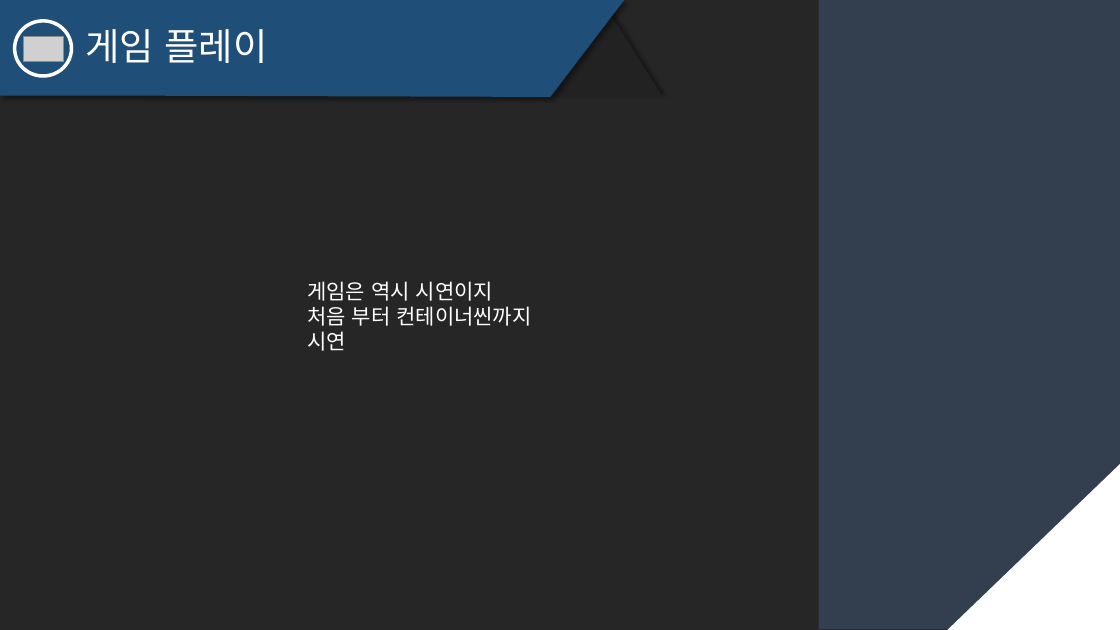
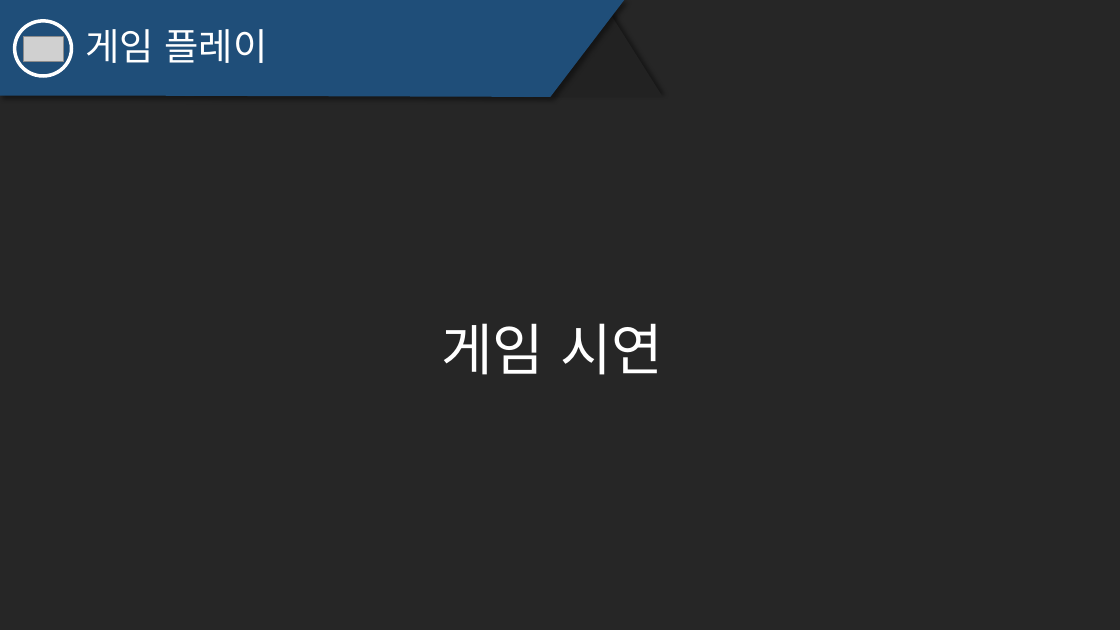
Before and after one commit to JSungMin/MomentFlow05, a slide deck: slide 4 of Documents/소마문서/발표PPT/MomentFlow4차역량강화스터디.pptx (slide 5 before the commit). Drawn at 1120x630 pixels with LibreOffice and Linux fonts; fonts in the diff are those of the drawing; grey boxes stand for pictures. Boxes give left, top, right and bottom in pixels: in the first picture for what was removed or moved away, otherwise in the second. Text is boxed around its words. In the diff, an @@ line names an element or a change of style, - is before the commit and + after.

```diff
--- a/Documents/소마문서/발표PPT/MomentFlow4차역량강화스터디.pptx
+++ b/Documents/소마문서/발표PPT/MomentFlow4차역량강화스터디.pptx
@@ rectangle removed at (x1=818, y1=0, x2=1120, y2=629) @@
@@ text at (x1=441, y1=323, x2=663, y2=375): text changed; size 18 to 48 pt @@
-게임은 역시 시연이지
-처음 부터 컨테이너씬까지 시연
+게임 시연
@@ right triangle removed at (x1=948, y1=462, x2=1120, y2=630) @@
```
Also in this commit, not shown: 4 other slides changed, 1 slide removed, 21 other files.
